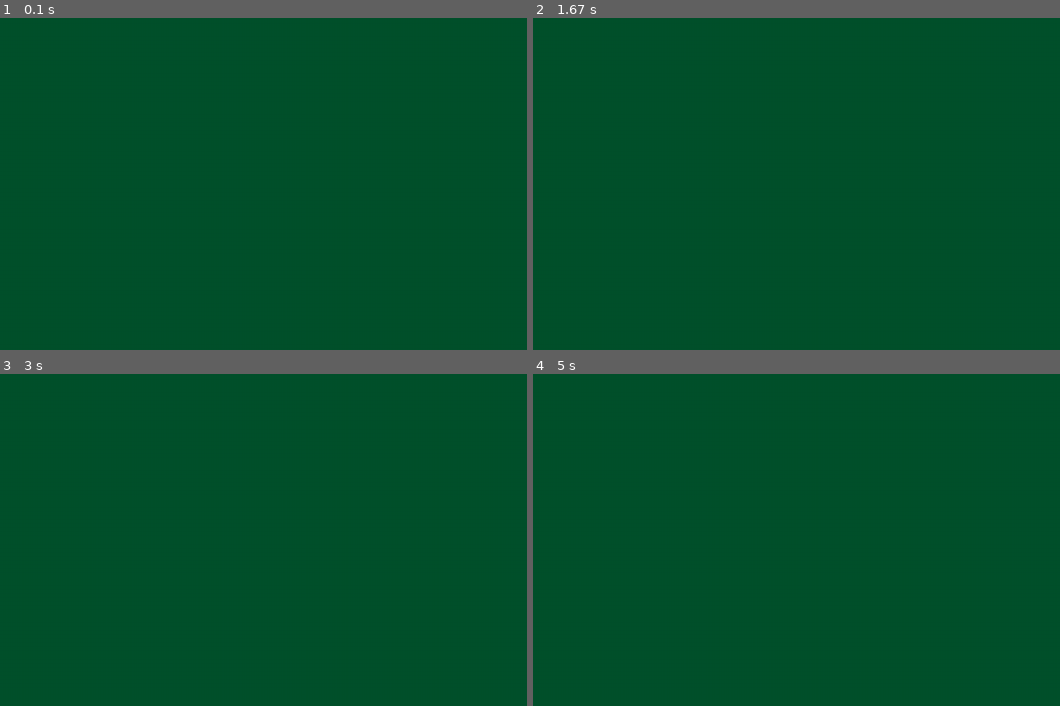
Above: before the commit, frames 1-4 (two rows, left to right).
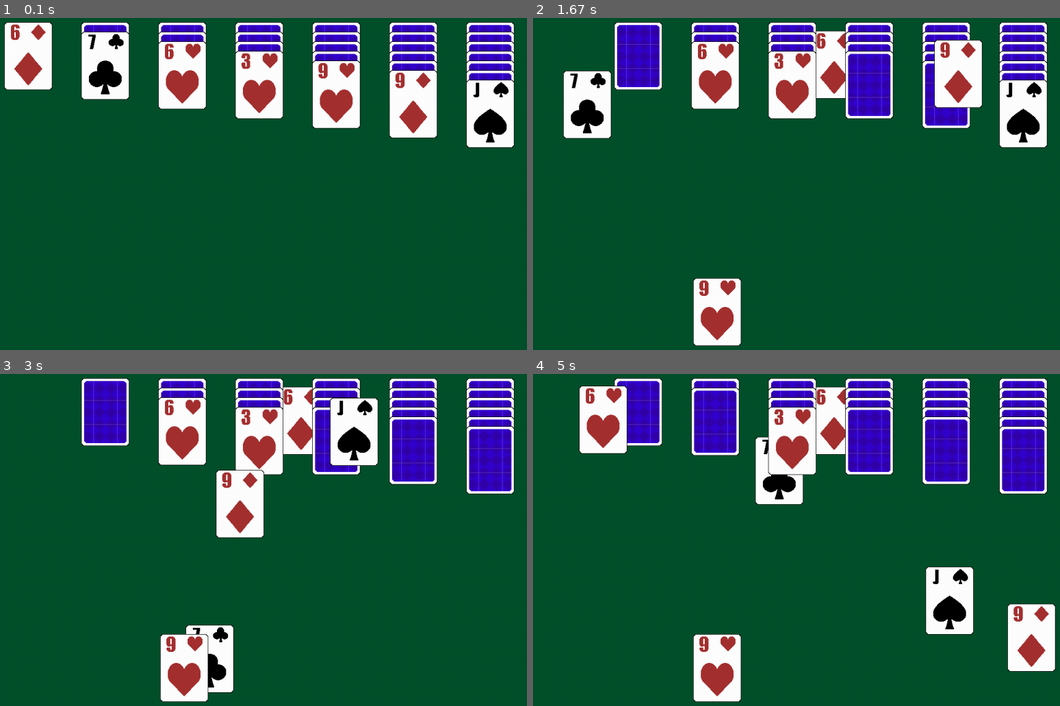
Above: after the commit, the same moments.

Repository: OwenOaks06/Solitaire-Pygame
Game: pygame game, started from src/game.py
The game is run twice, just before and just after one commit, with the same random seed, the same clock (stepped at 60 frames per second) and the same inputs.
Inputs (mouse positions are in pixels of both pictures, inside the frame that each line leads up to):
- Up to frame 1 (0.1 s): no input
- Up to frame 2 (1.67 s): press the mouse at (944, 104) at 0.37 s; move the mouse to (949, 87) at 0.47 s; release the mouse at (959, 74) at 0.6 s; press the mouse at (559, 54) at 0.7 s; move the mouse to (696, 61) at 0.8 s; release the mouse at (833, 64) at 0.93 s; press the mouse at (870, 94) at 1.03 s; move the mouse to (791, 203) at 1.13 s; release the mouse at (717, 310) at 1.27 s; press the mouse at (638, 64) at 1.37 s; move the mouse to (612, 84) at 1.47 s; release the mouse at (585, 104) at 1.6 s
- Up to frame 3 (3 s): press the mouse at (52, 460) at 1.7 s; move the mouse to (131, 559) at 1.8 s; release the mouse at (210, 659) at 1.93 s; press the mouse at (490, 440) at 2.03 s; move the mouse to (300, 476) at 2.13 s; release the mouse at (110, 516) at 2.27 s; press the mouse at (110, 543) at 2.37 s; move the mouse to (231, 486) at 2.47 s; release the mouse at (353, 430) at 2.6 s; press the mouse at (411, 450) at 2.7 s; move the mouse to (321, 486) at 2.8 s; release the mouse at (226, 523) at 2.93 s
- Up to frame 4 (5 s): press the mouse at (770, 503) at 3.03 s; move the mouse to (901, 569) at 3.13 s; release the mouse at (1033, 636) at 3.27 s; press the mouse at (743, 659) at 3.87 s; move the mouse to (759, 563) at 3.97 s; release the mouse at (780, 470) at 4.1 s; press the mouse at (717, 420) at 4.2 s; move the mouse to (659, 413) at 4.3 s; release the mouse at (601, 410) at 4.43 s; press the mouse at (870, 420) at 4.53 s; move the mouse to (901, 506) at 4.63 s; release the mouse at (933, 589) at 4.77 s; press the mouse at (949, 599) at 4.87 s; move the mouse to (901, 586) at 4.97 s

The runs differ from the first frame. In frame 1, 19% of the frame differs, in the area x 0-98%, y 1-40%; in frame 2, 21%; in frame 3, 22%; in frame 4, 25%, in the area x 8-100%, y 1-99%.

Commit message:
THE CARDS MOVE

Diff:
--- a/src/board.py
+++ b/src/board.py
@@ -1,4 +1,7 @@
 from deck import Deck
+from pygame.locals import MOUSEBUTTONDOWN
+from pygame.locals import MOUSEBUTTONUP
+from pygame.locals import MOUSEMOTION
 import pygame
 import os
 
@@ -18,7 +21,7 @@
         for i in range(self.NUM_COLUMNS):
             for j in range(max):
                 self.columns[i].append(deck.pickCard())
-                self.columns[i][j].rect.center = (i * (self.WINDOW_WIDTH/8), 100 + (j*20))
+                self.columns[i][j].rect.center = (100 + i * (self.WINDOW_WIDTH/8), 100 + (j*20))
             self.columns[i][max-1].faceUp = True
             max += 1
         self.deck = deck
@@ -44,3 +47,36 @@
                 targetColumn.append(sourceColumn.pop(sourceColumn.index(i)))
 
         return sourceCard
+
+    def canMoveCard(self, cardToMove, column, event):
+        if not cardToMove.faceUp: return False
+        for card in column[column.index(cardToMove)::]:
+            if len(column)-1 == column.index(cardToMove): return True
+            nextCard = column[column.index(card)+1]
+            if nextCard.rect.collidepoint(event.pos): return False
+            if card.color != nextCard.color and card.number == nextCard.number+1:
+                return True
+            else:
+                return False
+
+    def update(self, events):
+        for column in self.columns:
+            for card in column:
+                if card.faceUp: card.image = card.img_faceUp
+                elif not card.faceUp: card.image = card.img_faceDown
+                for event in events:
+                    if event.type == MOUSEBUTTONDOWN:
+                        if column.index(card) != len(column):
+                            if column[column.index(card)-1].moving:
+                                card.moving = True
+                        if card.rect.collidepoint(event.pos) and self.canMoveCard(card, column, event):
+                            card.moving = True
+                    elif event.type == MOUSEBUTTONUP:
+                        card.moving = False
+                    elif event.type == MOUSEMOTION and card.moving:
+                        card.rect.move_ip(event.rel)
+
+    def draw(self, screen):
+        for i in self.columns:
+            for j in i:
+                j.draw(screen)
--- a/src/card.py
+++ b/src/card.py
@@ -1,8 +1,5 @@
 import pygame.sprite
 import pygame.image
-from pygame.locals import MOUSEBUTTONDOWN
-from pygame.locals import MOUSEBUTTONUP
-from pygame.locals import MOUSEMOTION
 import os
 
 class Card(pygame.sprite.Sprite):
@@ -29,18 +26,5 @@
     def printCard(self):
         print(str(self.number) + " of " + self.suit + " " + str(self.faceUp))
 
-    def update(self, events):
-        if self.faceUp: self.image = self.img_faceUp
-        elif not self.faceUp: self.image = self.img_faceDown
-        self.rect = self.image.get_rect()
-        for event in events:
-            if event == MOUSEBUTTONDOWN:
-                if self.rect.collidepoint(event.pos):
-                    self.moving = True
-            elif event == MOUSEBUTTONUP:
-                self.moving = False
-            elif event == MOUSEMOTION and self.moving:
-                self.rect.move_ip(event.rel)
-
     def draw(self, screen):
-        screen.blit(self.image, self.rect.center)
+        screen.blit(self.image, self.rect.topleft)
--- a/src/game.py
+++ b/src/game.py
@@ -1,5 +1,6 @@
 from deck import Deck
 from board import Board
+from card import Card
 import pygame
 from pygame.locals import QUIT
 import sys
@@ -26,12 +27,10 @@
 
 while True:
     events = pygame.event.get()
-    for i in board.columns:
-        for j in i:
-            j.update(events)
-            j.draw(screen)
+    screen.fill(BACKGROUND)
 
-    screen.fill(BACKGROUND)
+    board.update(events)
+    board.draw(screen)
 
     for event in events:
         if event.type == QUIT:
